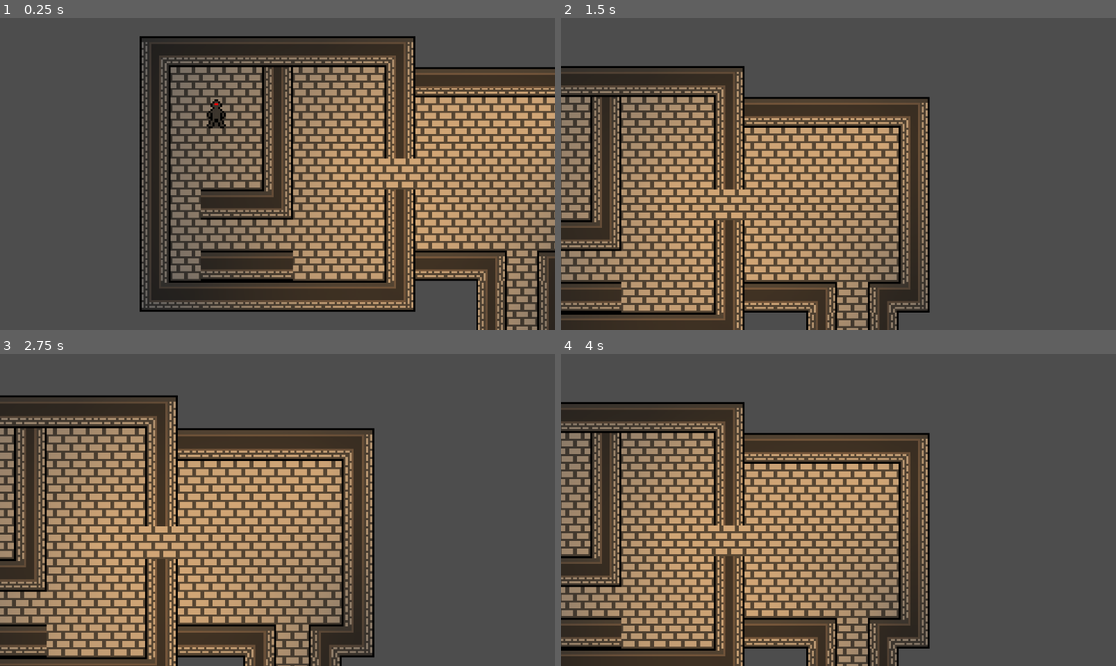
Above: before the commit, frames 1-4 (two rows, left to right).
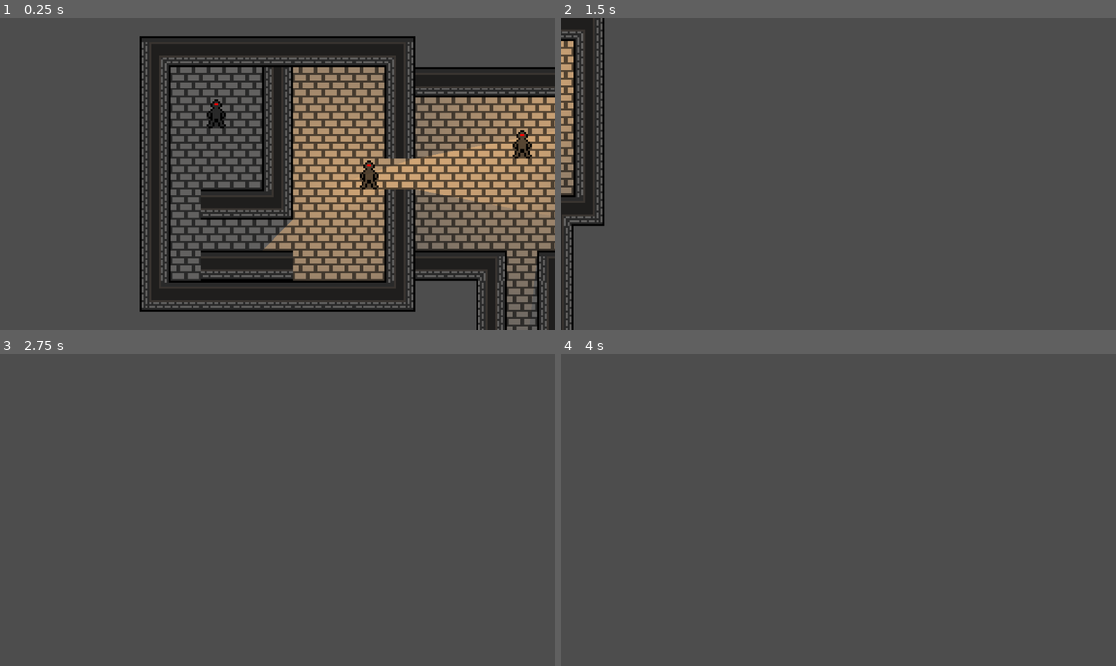
Above: after the commit, the same moments.

Repository: jdrmcm/Dungeon-Crawler-2D
Game: Godot game, scene res://Scenes/dev_world.tscn
Same seed, same stepped clock (60 frames per second), same inputs: the game is played once before the commit and once after it.
Inputs (mouse positions are in pixels of both pictures, inside the frame that each line leads up to):
- Up to frame 1 (0.25 s): no input
- Up to frame 2 (1.5 s): move the mouse to (960, 158) at 0.52 s; hold D (right, bound only after the commit) 0.53-1.28 s; hold Middle mouse button (drag_camera) 0.53-1.28 s; right-click (960, 158) at 0.8 s; move the mouse to (727, 189) at 1.27 s; hold S (down, bound only after the commit) from 1.28 s (still down); right-click (727, 189) at 1.35 s
- Up to frame 3 (2.75 s): click (166, 525) at 1.55 s; move the mouse to (333, 441) at 2.02 s; release S (down, bound only after the commit) at 2.03 s; press the mouse at (333, 441) at 2.03 s; hold D (right, bound only after the commit) from 2.03 s (still down); tap Mouse wheel up (zoom_in) at 2.3 s
- Up to frame 4 (4 s): move the mouse to (810, 572) at 2.77 s; release D (right, bound only after the commit) at 2.78 s; release the mouse at (810, 572) at 2.78 s; hold Shift (accel, bound only after the commit) 2.78-3.53 s; tap Mouse wheel up (zoom_in) at 2.85 s; tap Mouse wheel down (zoom_out) at 3.05, 3.6 s; move the mouse to (1005, 556) at 3.52 s; hold A (left, bound only after the commit) from 3.53 s (still down); hold Middle mouse button (drag_camera) from 3.53 s (still down)

The runs differ from the first frame. In frame 1, 27% of the frame differs, in the area x 29-100%, y 6-100%; in frame 2, 50%; in frame 3, 53%, in the area x 0-68%, y 13-100%; in frame 4, 50%.

Commit message:
attempted to fix bugs

Diff:
--- a/Scenes/dev_world.tscn
+++ b/Scenes/dev_world.tscn
@@ -1,33 +1,69 @@
-[gd_scene load_steps=13 format=3 uid="uid://c8swuosle8k1e"]
+[gd_scene load_steps=22 format=3 uid="uid://c8swuosle8k1e"]
 
 [ext_resource type="Script" path="res://Scripts/CameraController.gd" id="1_2rbva"]
 [ext_resource type="Script" path="res://Scripts/PlayerController.gd" id="1_tkixt"]
 [ext_resource type="Texture2D" uid="uid://c5bedcwkopipd" path="res://Sprites/Lights/light.webp" id="2_mti6x"]
 [ext_resource type="Texture2D" uid="uid://cxrc6m877qsfv" path="res://Sprites/Tiles/dungeon-tilemap.png" id="2_qwkso"]
 [ext_resource type="Script" path="res://Scripts/Pawn.gd" id="4_hqc65"]
+[ext_resource type="Script" path="res://Scripts/World.gd" id="4_tcx42"]
 [ext_resource type="Texture2D" uid="uid://dsxnvc8q6fyrm" path="res://Sprites/Pawns/character.png" id="4_thsqx"]
 [ext_resource type="Script" path="res://Scripts/Tilemap.gd" id="5_0jepw"]
 [ext_resource type="Texture2D" uid="uid://c4lxu88urbwf0" path="res://Sprites/UI/SelectionBox.png" id="7_gp6k7"]
 [ext_resource type="Texture2D" uid="uid://6h3bad2wlbcp" path="res://Sprites/UI/MoveMarker.png" id="8_okkxu"]
 
+[sub_resource type="OccluderPolygon2D" id="OccluderPolygon2D_6u6d5"]
+polygon = PackedVector2Array(-8, -8, 8, -8, 8, 8, -8, 8)
+
+[sub_resource type="OccluderPolygon2D" id="OccluderPolygon2D_h6h1a"]
+polygon = PackedVector2Array(-8, -8, 8, -8, 8, 8, -8, 8)
+
+[sub_resource type="OccluderPolygon2D" id="OccluderPolygon2D_ubyqu"]
+polygon = PackedVector2Array(-8, -8, 8, -8, 8, 8, -8, 8)
+
+[sub_resource type="OccluderPolygon2D" id="OccluderPolygon2D_diq2a"]
+polygon = PackedVector2Array(-8, -8, 8, -8, 8, 8, -8, 8)
+
+[sub_resource type="OccluderPolygon2D" id="OccluderPolygon2D_wn21p"]
+polygon = PackedVector2Array(-8, -8, 8, -8, 8, 8, -8, 8)
+
+[sub_resource type="OccluderPolygon2D" id="OccluderPolygon2D_wbkhc"]
+polygon = PackedVector2Array(-8, -8, 8, -8, 8, 8, -8, 8)
+
+[sub_resource type="OccluderPolygon2D" id="OccluderPolygon2D_ntjow"]
+polygon = PackedVector2Array(-8, -8, 8, -8, 8, 8, -8, 8)
+
+[sub_resource type="OccluderPolygon2D" id="OccluderPolygon2D_3cokx"]
+polygon = PackedVector2Array(-8, -8, 8, -8, 8, 8, -8, 8)
+
 [sub_resource type="TileSetAtlasSource" id="TileSetAtlasSource_44u0w"]
 texture = ExtResource("2_qwkso")
 0:0/0 = 0
+0:0/0/occlusion_layer_0/polygon = SubResource("OccluderPolygon2D_6u6d5")
 1:0/0 = 0
+1:0/0/occlusion_layer_0/polygon = SubResource("OccluderPolygon2D_diq2a")
 2:0/0 = 0
+2:0/0/occlusion_layer_0/polygon = SubResource("OccluderPolygon2D_wbkhc")
 4:0/0 = 0
 4:0/0/custom_data_0 = true
 0:1/0 = 0
+0:1/0/occlusion_layer_0/polygon = SubResource("OccluderPolygon2D_h6h1a")
 2:1/0 = 0
+2:1/0/occlusion_layer_0/polygon = SubResource("OccluderPolygon2D_ntjow")
 0:2/0 = 0
+0:2/0/occlusion_layer_0/polygon = SubResource("OccluderPolygon2D_ubyqu")
 1:2/0 = 0
+1:2/0/occlusion_layer_0/polygon = SubResource("OccluderPolygon2D_wn21p")
 2:2/0 = 0
+2:2/0/occlusion_layer_0/polygon = SubResource("OccluderPolygon2D_3cokx")
 6:0/0 = 0
 7:0/0 = 0
 
 [sub_resource type="TileSet" id="TileSet_t4sei"]
+occlusion_layer_0/light_mask = 1
 custom_data_layer_0/name = "walkable"
 custom_data_layer_0/type = 1
+custom_data_layer_1/name = "obstructed"
+custom_data_layer_1/type = 1
 sources/1 = SubResource("TileSetAtlasSource_44u0w")
 
 [sub_resource type="CapsuleShape2D" id="CapsuleShape2D_mo2nc"]
@@ -81,17 +117,21 @@
 shadow_enabled = true
 texture = ExtResource("2_mti6x")
 
-[node name="Map" type="Node2D" parent="."]
-
-[node name="Tilemap" type="TileMap" parent="Map"]
+[node name="World" type="Node2D" parent="."]
+script = ExtResource("4_tcx42")
+
+[node name="Tilemap" type="TileMap" parent="World"]
 tile_set = SubResource("TileSet_t4sei")
 format = 2
 layer_0/name = "Floor"
 layer_0/z_index = -3
 layer_0/tile_data = PackedInt32Array(262159, 1, 0, 262160, 65537, 0, 262161, 65537, 0, 262162, 65537, 0, 262163, 65537, …(4133 unchanged characters)…
-layer_1/name = "Detail"
+layer_1/name = "Non-Traversable"
 layer_1/z_index = -2
 layer_1/tile_data = PackedInt32Array()
+layer_2/name = "Detail"
+layer_2/z_index = -1
+layer_2/tile_data = PackedInt32Array()
 script = ExtResource("5_0jepw")
 
 [node name="Pawn" type="Node2D" parent="."]
@@ -118,4 +158,100 @@
 visible = false
 texture = ExtResource("8_okkxu")
 
+[node name="Pawn2" type="Node2D" parent="."]
+position = Vector2(360, 136)
+script = ExtResource("4_hqc65")
+
+[node name="Sprite" type="Sprite2D" parent="Pawn2"]
+z_index = 1
+texture = ExtResource("4_thsqx")
+
+[node name="Area" type="Area2D" parent="Pawn2"]
+collision_layer = 2
+collision_mask = 0
+
+[node name="CollisionShape2D" type="CollisionShape2D" parent="Pawn2/Area"]
+shape = SubResource("CapsuleShape2D_mo2nc")
+
+[node name="SelectionBox" type="Sprite2D" parent="Pawn2"]
+visible = false
+z_index = 2
+texture = ExtResource("7_gp6k7")
+
+[node name="MoveMarker" type="Sprite2D" parent="Pawn2"]
+visible = false
+texture = ExtResource("8_okkxu")
+
+[node name="Pawn3" type="Node2D" parent="."]
+position = Vector2(280, 264)
+script = ExtResource("4_hqc65")
+
+[node name="Sprite" type="Sprite2D" parent="Pawn3"]
+z_index = 1
+texture = ExtResource("4_thsqx")
+
+[node name="Area" type="Area2D" parent="Pawn3"]
+collision_layer = 2
+collision_mask = 0
+
+[node name="CollisionShape2D" type="CollisionShape2D" parent="Pawn3/Area"]
+shape = SubResource("CapsuleShape2D_mo2nc")
+
+[node name="SelectionBox" type="Sprite2D" parent="Pawn3"]
+visible = false
+z_index = 2
+texture = ExtResource("7_gp6k7")
+
+[node name="MoveMarker" type="Sprite2D" parent="Pawn3"]
+visible = false
+texture = ExtResource("8_okkxu")
+
+[node name="Pawn4" type="Node2D" parent="."]
+position = Vector2(328, 328)
+script = ExtResource("4_hqc65")
+
+[node name="Sprite" type="Sprite2D" parent="Pawn4"]
+z_index = 1
+texture = ExtResource("4_thsqx")
+
+[node name="Area" type="Area2D" parent="Pawn4"]
+collision_layer = 2
+collision_mask = 0
+
+[node name="CollisionShape2D" type="CollisionShape2D" parent="Pawn4/Area"]
+shape = SubResource("CapsuleShape2D_mo2nc")
+
+[node name="SelectionBox" type="Sprite2D" parent="Pawn4"]
+visible = false
+z_index = 2
+texture = ExtResource("7_gp6k7")
+
+[node name="MoveMarker" type="Sprite2D" parent="Pawn4"]
+visible = false
+texture = ExtResource("8_okkxu")
+
+[node name="Pawn5" type="Node2D" parent="."]
+position = Vector2(440, 120)
+script = ExtResource("4_hqc65")
+
+[node name="Sprite" type="Sprite2D" parent="Pawn5"]
+z_index = 1
+texture = ExtResource("4_thsqx")
+
+[node name="Area" type="Area2D" parent="Pawn5"]
+collision_layer = 2
+collision_mask = 0
+
+[node name="CollisionShape2D" type="CollisionShape2D" parent="Pawn5/Area"]
+shape = SubResource("CapsuleShape2D_mo2nc")
+
+[node name="SelectionBox" type="Sprite2D" parent="Pawn5"]
+visible = false
+z_index = 2
+texture = ExtResource("7_gp6k7")
+
+[node name="MoveMarker" type="Sprite2D" parent="Pawn5"]
+visible = false
+texture = ExtResource("8_okkxu")
+
 [node name="Fog" type="Sprite2D" parent="."]
--- a/Scripts/CameraController.gd
+++ b/Scripts/CameraController.gd
@@ -1,33 +1,59 @@
 extends Camera2D
 
-@export var speed_mult = 1
+@export var speed_mult = 1.5
+@export var accel_speed_mult = 3
 
-# Called when the node enters the scene tree for the first time.
 func _ready():
 	pass # Replace with function body.
 
-# Called every frame. 'delta' is the elapsed time since the previous frame.
 func _process(delta):
-	pass
+	# WASD camera movement
+	var current_speed_mult
+
+	if Input.is_action_pressed("accel"):
+		current_speed_mult = accel_speed_mult
+	else:
+		current_speed_mult = speed_mult
+
+	if Input.is_action_pressed("up"):
+		position.y -= (10 * current_speed_mult) / zoom.x
+	if Input.is_action_pressed("down"):
+		position.y += (10 * current_speed_mult) / zoom.x
+	if Input.is_action_pressed("left"):
+		position.x -= (10 * current_speed_mult) / zoom.x
+	if Input.is_action_pressed("right"):
+		position.x += (10 * current_speed_mult) / zoom.x
 
 func _input(event):
 	# Handles zooming in and out
 	if Input.is_action_just_released("zoom_in"):
-		zoom_in()
+		zoom_in(ZOOM_INCREMENT)
 	if Input.is_action_just_released("zoom_out"):
-		zoom_out()
+		zoom_out(ZOOM_INCREMENT)
+
+	# Trackpad zooming
+	if event is InputEventPanGesture:
+		if event.delta.y < 0:
+			zoom_in(ZOOM_INCREMENT / 5)
+		elif event.delta.y > 0:
+			zoom_out(ZOOM_INCREMENT / 5)
+
+	# Handles MMB drag camera movement
+	if event is InputEventMouseMotion:
+		if Input.is_action_pressed("drag_camera"):
+			position -= event.relative / zoom
 
 var target_zoom = 4
-const MIN_ZOOM = 0.8
+const MIN_ZOOM = 3
 const MAX_ZOOM = 10
 const ZOOM_INCREMENT = 0.25
 
-func zoom_in():
-	target_zoom = clampf(target_zoom + ZOOM_INCREMENT, MIN_ZOOM, MAX_ZOOM)
+func zoom_in(increment: float):
+	target_zoom = clampf(target_zoom + increment, MIN_ZOOM, MAX_ZOOM)
 	set_physics_process(true)
 
-func zoom_out():
-	target_zoom = clampf(target_zoom - ZOOM_INCREMENT, MIN_ZOOM, MAX_ZOOM)
+func zoom_out(increment: float):
+	target_zoom = clampf(target_zoom - increment, MIN_ZOOM, MAX_ZOOM)
 	set_physics_process(true)
 
 const ZOOM_RATE = 16.0
@@ -42,9 +68,3 @@
 	set_physics_process(
 		not is_equal_approx(zoom.x, target_zoom)
 	)
-
-func _unhandled_input(event: InputEvent) -> void:
-	# Handles MMB drag camera movement
-	if event is InputEventMouseMotion:
-		if Input.is_action_pressed("drag_camera"):
-			position -= event.relative / zoom
--- a/Scripts/Pawn.gd
+++ b/Scripts/Pawn.gd
@@ -2,14 +2,13 @@
 
 @export var movespeed: float = 1
 
-@onready var tile_map = $"../Map/Tilemap"
+@onready var tile_map = $"../World/Tilemap"
+@onready var world = $"../World"
 @onready var sprite = $Sprite
 @onready var selection_box = $SelectionBox
 @onready var move_marker = $MoveMarker
 
-var astar_grid: AStarGrid2D
 var current_id_path: Array[Vector2i]
-var current_point_path: PackedVector2Array
 var target_position: Vector2
 var is_moving: bool
 
@@ -17,35 +16,23 @@
 
 # Called when the node enters the scene tree for the first time.
 func _ready():
-	astar_grid = AStarGrid2D.new()
-	astar_grid.region = tile_map.get_used_rect()
-	astar_grid.cell_size = Vector2(16, 16)
-	astar_grid.diagonal_mode = AStarGrid2D.DIAGONAL_MODE_ONLY_IF_NO_OBSTACLES
-	astar_grid.set_offset(Vector2(8, 8))
-	astar_grid.update()
-
-	for x in tile_map.get_used_rect().size.x:
-		for y in tile_map.get_used_rect().size.y:
-			var tile_position = Vector2i(
-				x + tile_map.get_used_rect().position.x,
-				y + tile_map.get_used_rect().position.y
-			)
-
-			var tile_data = tile_map.get_cell_tile_data(0, tile_position)
-
-			if tile_data == null or tile_data.get_custom_data("walkable") == false:
-				astar_grid.set_point_solid(tile_position, true)
+	world.add_pawn_to_list(self)
 
 func _process(delta):
 	selection_box.visible = selected
 	move_marker.visible = selected and is_moving
 
-func move_to_position(target: Vector2):
+func try_move_to_position(target: Vector2):
 	var id_path
+	var astar_grid: AStarGrid2D = tile_map.astar_grid
+	var tile_data = tile_map.get_cell_tile_data(0, tile_map.local_to_map(target))
+
+	if tile_map.tile_data[tile_map.local_to_map(target)].obstructed:
+		return
 
 	if is_moving:
 		id_path = astar_grid.get_id_path(
-			tile_map.local_to_map(target_position),
+			tile_map.local_to_map(target),
 			tile_map.local_to_map(get_global_mouse_position())
 		)
 	else:
@@ -61,10 +48,8 @@
 
 		current_id_path = id_path
 
-		current_point_path = astar_grid.get_point_path(
-			tile_map.local_to_map(global_position),
-			tile_map.local_to_map(get_global_mouse_position())
-		)
+
+# CHANGE EVERYTHING TO WORK IN 'STEPS'
 
 func _physics_process(delta):
 	if current_id_path.is_empty():
@@ -77,7 +62,6 @@
 	global_position = global_position.move_toward(target_position, movespeed)
 
 	if global_position == target_position:
-		var last_target = current_id_path.back()
 		current_id_path.pop_front()
 
 		if current_id_path.is_empty() == false:
--- a/Scripts/PlayerController.gd
+++ b/Scripts/PlayerController.gd
@@ -17,7 +17,7 @@
 
 	if event.is_action_pressed("move"):
 		for item in selected:
-			item.collider.get_parent().move_to_position(get_global_mouse_position())
+			item.collider.get_parent().try_move_to_position(get_global_mouse_position())
 
 # Checks if there is a selectable thing at target position
 func check_if_something_at_position(target: Vector2) -> Array:
--- /dev/null
+++ b/Scripts/Tile.gd
@@ -0,0 +1,6 @@
+class_name Tile
+
+var obstructed: bool = false
+
+#func configure() -> Tile:
+#	return self
--- a/Scripts/Tilemap.gd
+++ b/Scripts/Tilemap.gd
@@ -1,11 +1,46 @@
 extends TileMap
 
+@onready var world = $".."
+
+var astar_grid: AStarGrid2D
+var tile_data = {}
 
 # Called when the node enters the scene tree for the first time.
 func _ready():
-	pass # Replace with function body.
+	for i in get_used_cells(0):
+		tile_data[i] = Tile.new()
+	recalculate_astar()
 
+# Calculates astar grid walkable points
+func recalculate_astar():
+	astar_grid = AStarGrid2D.new()
+	astar_grid.region = get_used_rect()
+	astar_grid.cell_size = Vector2(16, 16)
+	astar_grid.diagonal_mode = AStarGrid2D.DIAGONAL_MODE_ONLY_IF_NO_OBSTACLES
+	astar_grid.set_offset(Vector2(8, 8))
+	astar_grid.update()
 
-# Called every frame. 'delta' is the elapsed time since the previous frame.
-func _process(delta):
-	pass
+	for x in get_used_rect().size.x:
+		for y in get_used_rect().size.y:
+			var tile_position = Vector2i(
+				x + get_used_rect().position.x,
+				y + get_used_rect().position.y
+			)
+
+			calculate_walkable(tile_position)
+
+# Calculates if a specific tile is walkable
+func calculate_walkable(tile_position: Vector2i):
+	var tile_data = get_cell_tile_data(0, tile_position)
+
+	if tile_data == null or tile_data.get_custom_data("walkable") == false:
+		astar_grid.set_point_solid(tile_position, true)
+
+# Called by pawn whenever they move instead of updating grid every frame
+func pawn_moved(destination: Vector2i, pawn):
+	tile_data[destination].obstructed = true
+	tile_data[world.pawns[pawn]].obstructed = false
+
+func set_obstructed(position: Vector2i, obstructed: bool):
+	tile_data[position].obstructed = obstructed
+	print("obstructed ", position, " = ", obstructed)
--- /dev/null
+++ b/Scripts/World.gd
@@ -0,0 +1,23 @@
+extends Node2D
+
+@onready var tile_map = $Tilemap
+
+var pawns: Dictionary = {}
+
+# Add pawn to array of pawns, returns false if pawn is already in array
+func add_pawn_to_list(pawn: Object) -> bool:
+	if pawns.has(pawn):
+		return false
+	else:
+		var pawn_position = tile_map.local_to_map(pawn.global_position)
+		pawns[pawn] = pawn_position
+		return true
+
+func _process(delta):
+	update_pawn_positions()
+
+# Updates positions of pawns
+func update_pawn_positions():
+	for pawn in pawns:
+		var pawn_position = tile_map.local_to_map(pawn.global_position)
+		pawns[pawn] = pawn_position
--- a/project.godot
+++ b/project.godot
@@ -19,7 +19,7 @@
 
 zoom_in={
 "deadzone": 0.5,
-"events": [Object(InputEventMouseButton,"resource_local_to_s …(115 unchanged characters)… alse,"meta_pressed":false,"button_mask":8,"position":Vector2(129, 27),"global_position":Vector2(133, 68),"factor":1.0,"button_index":4,"canceled":false,"pressed":true,"double_click":false,"script":null)
+"events": [Object(InputEventMouseButton,"resource_local_to_s …(115 unchanged characters)… alse,"meta_pressed":false,"button_mask":0,"position":Vector2(0, 0),"global_position":Vector2(0, 0),"factor":1.0,"button_index":4,"canceled":false,"pressed":false,"double_click":false,"script":null)
 ]
 }
 zoom_out={
@@ -42,6 +42,31 @@
 "events": [Object(InputEventMouseButton,"resource_local_to_scene":false,"resource_name":"","device":-1,"window_id":0,"a …(258 unchanged characters)…
 ]
 }
+up={
+"deadzone": 0.5,
+"events": [Object(InputEventKey,"resource_local_to_scene":false,"resource_name":"","device":-1,"window_id":0,"alt_pressed":false,"shift_pressed":false,"ctrl_pressed":false,"meta_pressed":false,"pressed":false,"keycode":0,"physical_keycode":87,"key_label":0,"unicode":119,"echo":false,"script":null)
+]
+}
+down={
+"deadzone": 0.5,
+"events": [Object(InputEventKey,"resource_local_to_scene":false,"resource_name":"","device":-1,"window_id":0,"alt_pressed":false,"shift_pressed":false,"ctrl_pressed":false,"meta_pressed":false,"pressed":false,"keycode":0,"physical_keycode":83,"key_label":0,"unicode":115,"echo":false,"script":null)
+]
+}
+left={
+"deadzone": 0.5,
+"events": [Object(InputEventKey,"resource_local_to_scene":false,"resource_name":"","device":-1,"window_id":0,"alt_pressed":false,"shift_pressed":false,"ctrl_pressed":false,"meta_pressed":false,"pressed":false,"keycode":0,"physical_keycode":65,"key_label":0,"unicode":97,"echo":false,"script":null)
+]
+}
+right={
+"deadzone": 0.5,
+"events": [Object(InputEventKey,"resource_local_to_scene":false,"resource_name":"","device":-1,"window_id":0,"alt_pressed":false,"shift_pressed":false,"ctrl_pressed":false,"meta_pressed":false,"pressed":false,"keycode":0,"physical_keycode":68,"key_label":0,"unicode":100,"echo":false,"script":null)
+]
+}
+accel={
+"deadzone": 0.5,
+"events": [Object(InputEventKey,"resource_local_to_scene":false,"resource_name":"","device":-1,"window_id":0,"alt_pressed":false,"shift_pressed":false,"ctrl_pressed":false,"meta_pressed":false,"pressed":false,"keycode":0,"physical_keycode":4194325,"key_label":0,"unicode":0,"echo":false,"script":null)
+]
+}
 
 [rendering]
 
